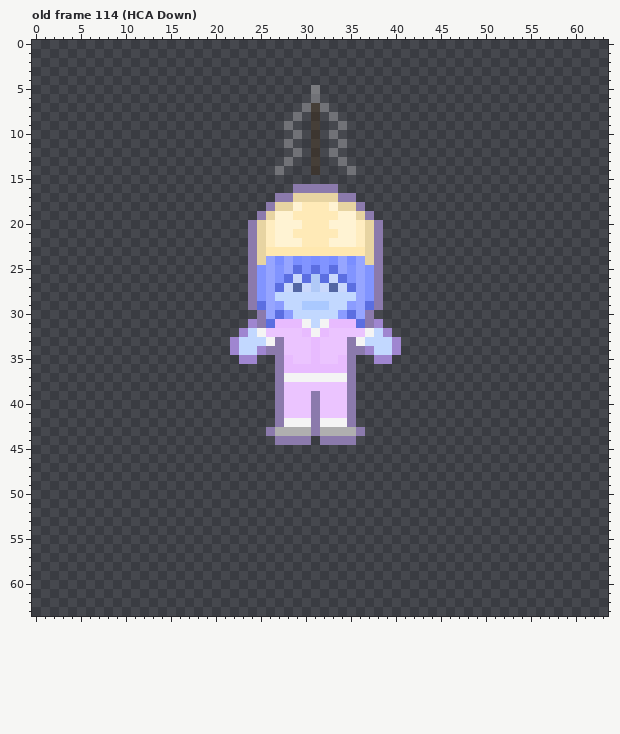
Two versions of one pixel-art file, Amity Chain (Art Files)/Digital Art/Sprites/Characters/Project Files/SolisSprite.aseprite. This is how it looked before the edit.
64x64 pixels, 200 frames. Colours within 5 levels of each other are drawn and written as one. Shown: old frame 114 (HCA Down). The commit also changed other frames, which this record leaves out.
New version:
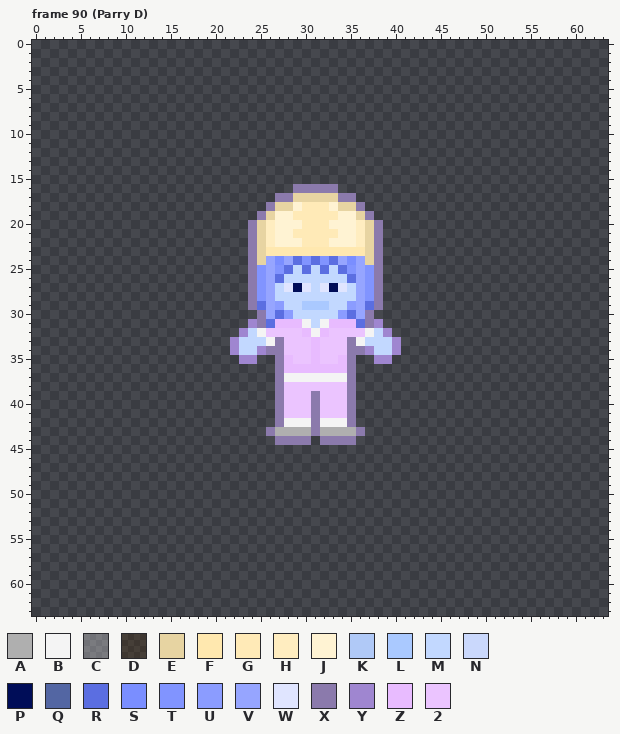
Palette (. is transparent): A #afafaf  B #f4f4f4  C #ffffff47  D #46280047  E #e7d4a2  F #ffe8af  G #ffeab7  H #ffedc0  J #fff3d3  K #b0c9f7  L #aac9ff  M #c2d8ff  N #cad8fc  P #000d58  Q #5366a3  R #5b6ee1  S #7a8eff  T #8194ff  U #8b9cff  V #96a5ff  W #e0e5ff  X #8b7aac  Y #9f86d0  Z #e8bbff  2 #ebc4ff
A new or re-ordered frame is compared with the old frame closest to it.
The edit:
frames 200 -> 234
Frame 90 (Parry D) is new; against old frame 114 (HCA Down), layers "Layer 2", "Layer 1":
y 5..6: x 31 C -> .
y 7: x 30..32 CDC -> ...
y 8: x 29 C -> .; x 31 D -> .; x 33 C -> .
y 9: x 28 C -> .; x 31 D -> .; x 34 C -> .
y 10: x 29 C -> .; x 31 D -> .; x 33 C -> .
y 11: x 28 C -> .; x 31 D -> .; x 34 C -> .
y 12: x 29 C -> .; x 31 D -> .; x 33 C -> .
y 13: x 28 C -> .; x 31 D -> .; x 34 C -> .
y 14: x 27 C -> .; x 31 D -> .; x 35 C -> .
y 24: x 29 S -> R; x 31 S -> R; x 33 S -> R
y 25: x 28..34 VRTRTRV -> RMRMRMR
y 26: x 27..35 TRNRKRNRT -> RMMMMMMMR
y 27: x 27..35 RNQNKNQNR -> MWPWMWPWM
Changed places in both pictures, as pixel boxes (x1, y1, x2, y2):
erased: (275, 85, 356, 175)
changed: (275, 256, 356, 292)
